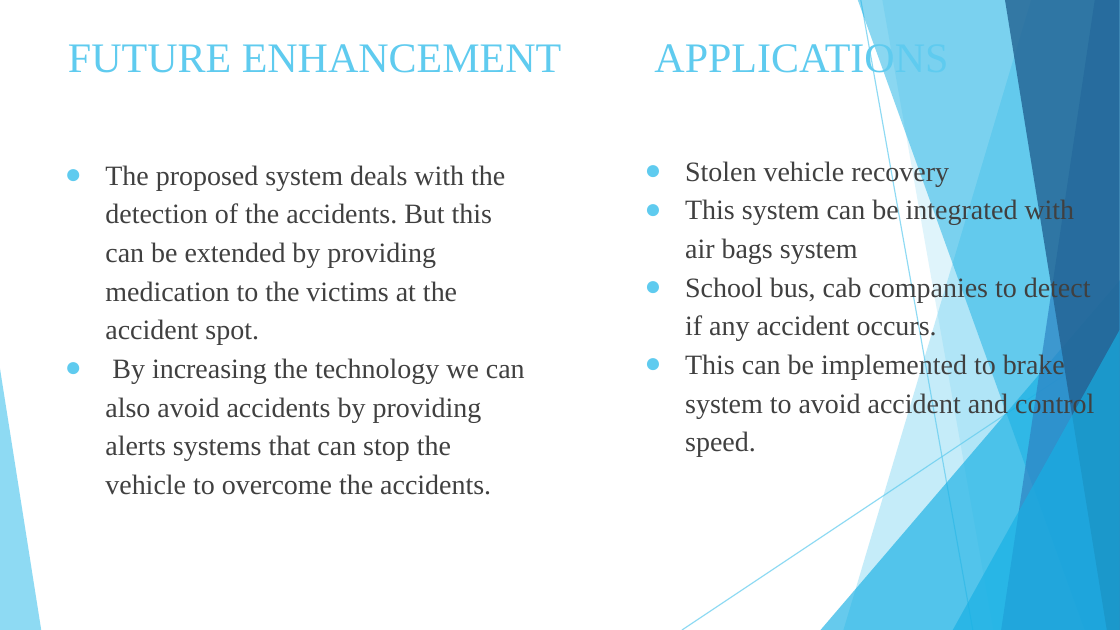
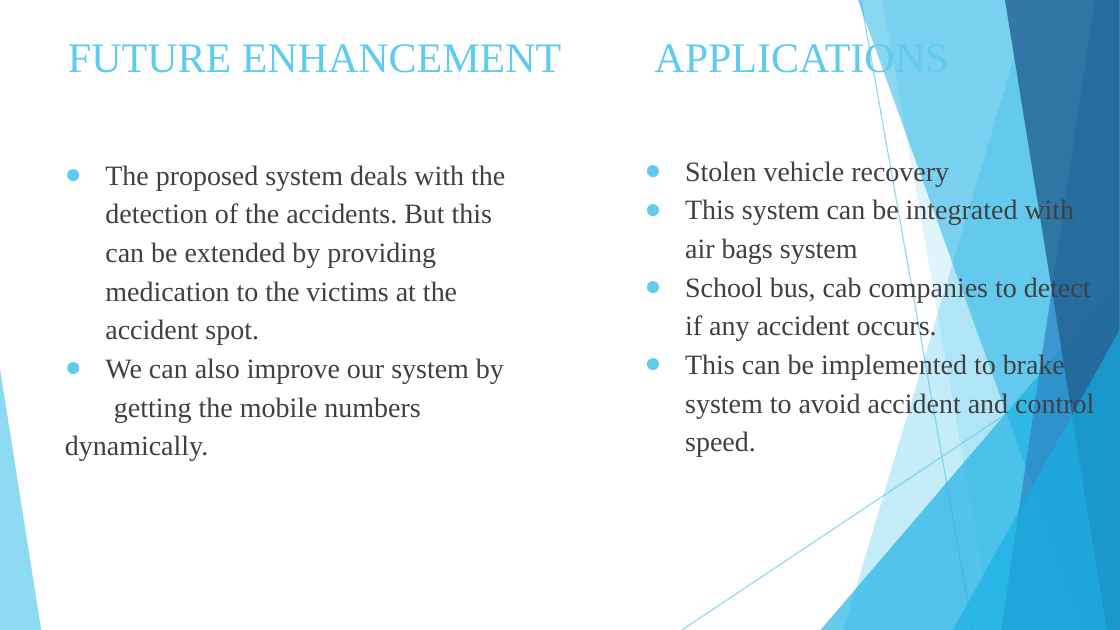
Before and after one commit to Sampanna-T/Major_Project, a slide deck: slide 38 of Doc/Major_Project.pptx (slide 43 before the commit). Drawn at 1120x630 pixels with LibreOffice and Linux fonts; fonts in the diff are those of the drawing. Boxes give left, top, right and bottom in pixels: in the first picture for what was removed or moved away, otherwise in the second. Text is boxed around its words. In the diff, an @@ line names an element or a change of style, - is before the commit and + after.

```diff
--- a/Doc/Major_Project.pptx
+++ b/Doc/Major_Project.pptx
@@ text at (65, 358, 504, 461): text changed @@
-● By increasing the technology we can also avoid accidents by providing alerts systems that can stop the vehicle to overcome the accidents.
+● We can also improve our system by
+getting the mobile numbers dynamically.
```
Also in this commit, not shown: 14 other slides changed, 5 slides removed, 1 other file.
